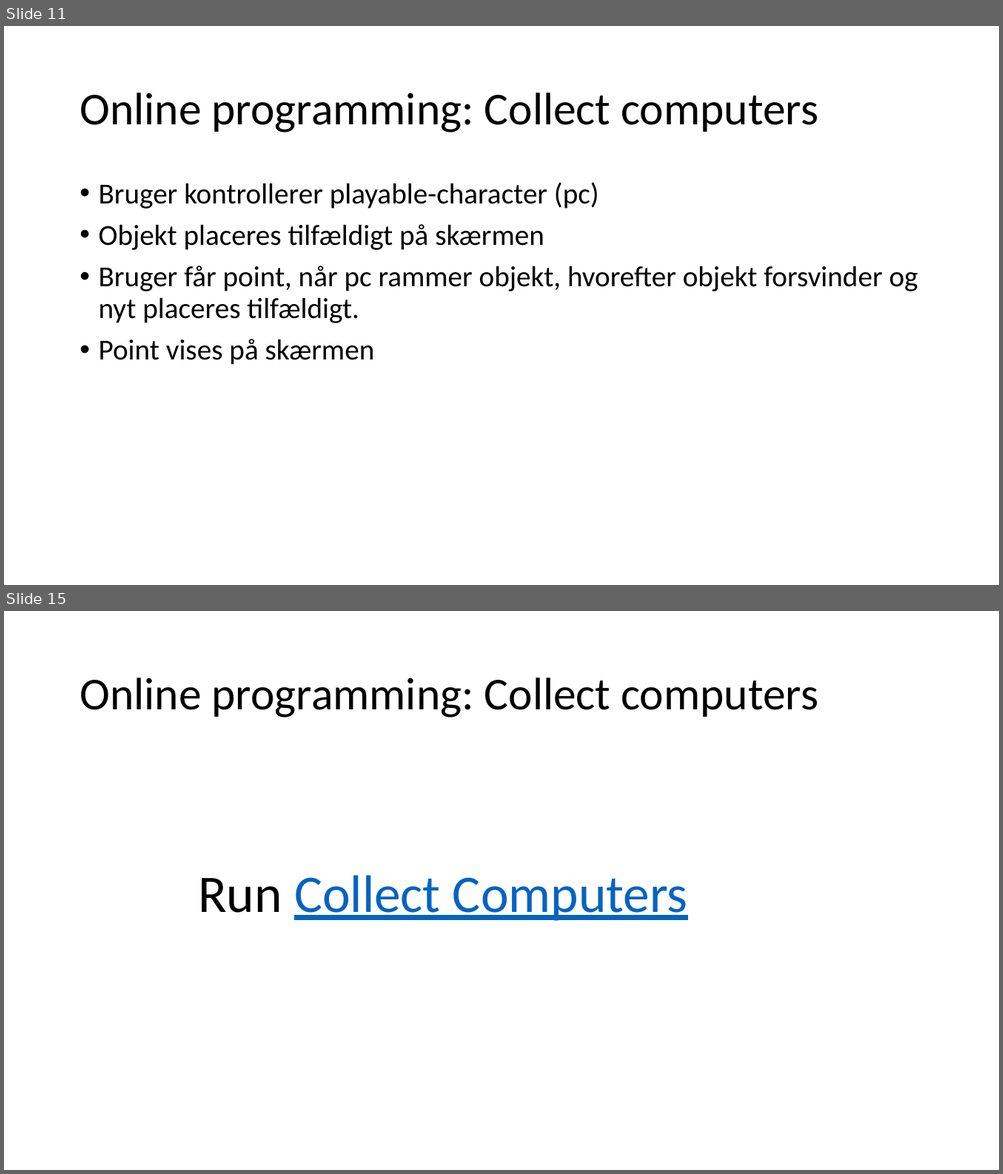
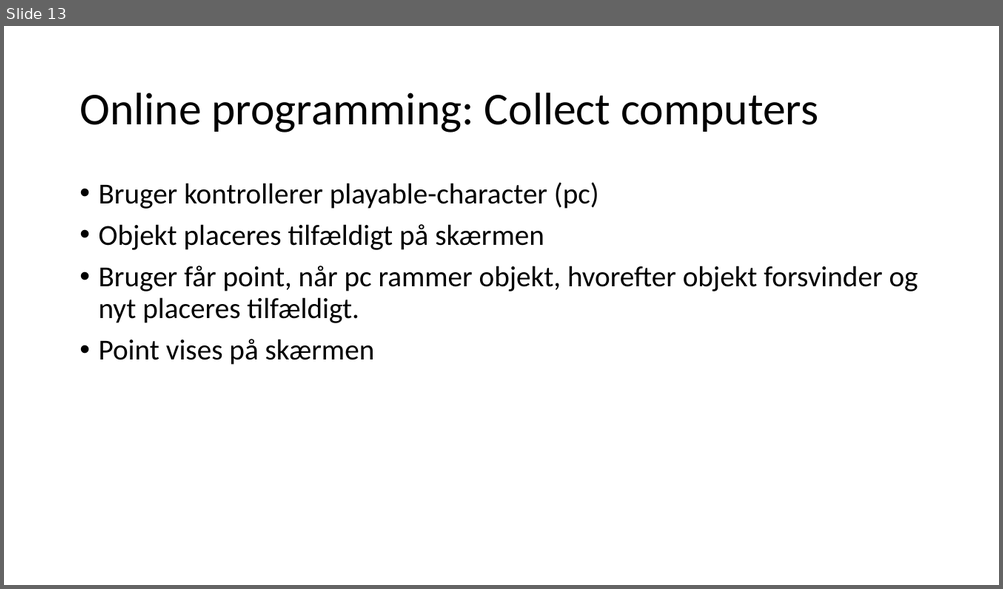
Before and after one commit to fisterloegsovs/pop22, a slide deck: lectures/1.2Scratch/lecture.pptx. Shown one above the other, each under a label of ours: slides 11 and 15 before the commit, slide 13 after it; the slides between them are not shown. The pictures are 1003x1174 and 1003x589 pixels, drawn with LibreOffice and Linux fonts; fonts in the diff are those of the drawing. Boxes give left, top, right and bottom in pixels: in the first picture for what was removed or moved away, otherwise in the second. Text is boxed around its words. In the diff, an @@ line names an element or a change of style, - is before the commit and + after.

```diff
--- a/lectures/1.2Scratch/lecture.pptx
+++ b/lectures/1.2Scratch/lecture.pptx
@@ slide 15 removed at box(4, 611, 999, 1170), background #FFFFFF @@
@@ title removed at box(79, 678, 818, 718) @@
-Online programming: Collect computers
@@ text removed at box(198, 875, 688, 921) @@
-Run Collect Computers
@@ what was slide 11 is now slide 13 @@
```
Also in this commit, not shown: 5 slides changed, 5 slides added, 3 other slides removed, 4 other files.
